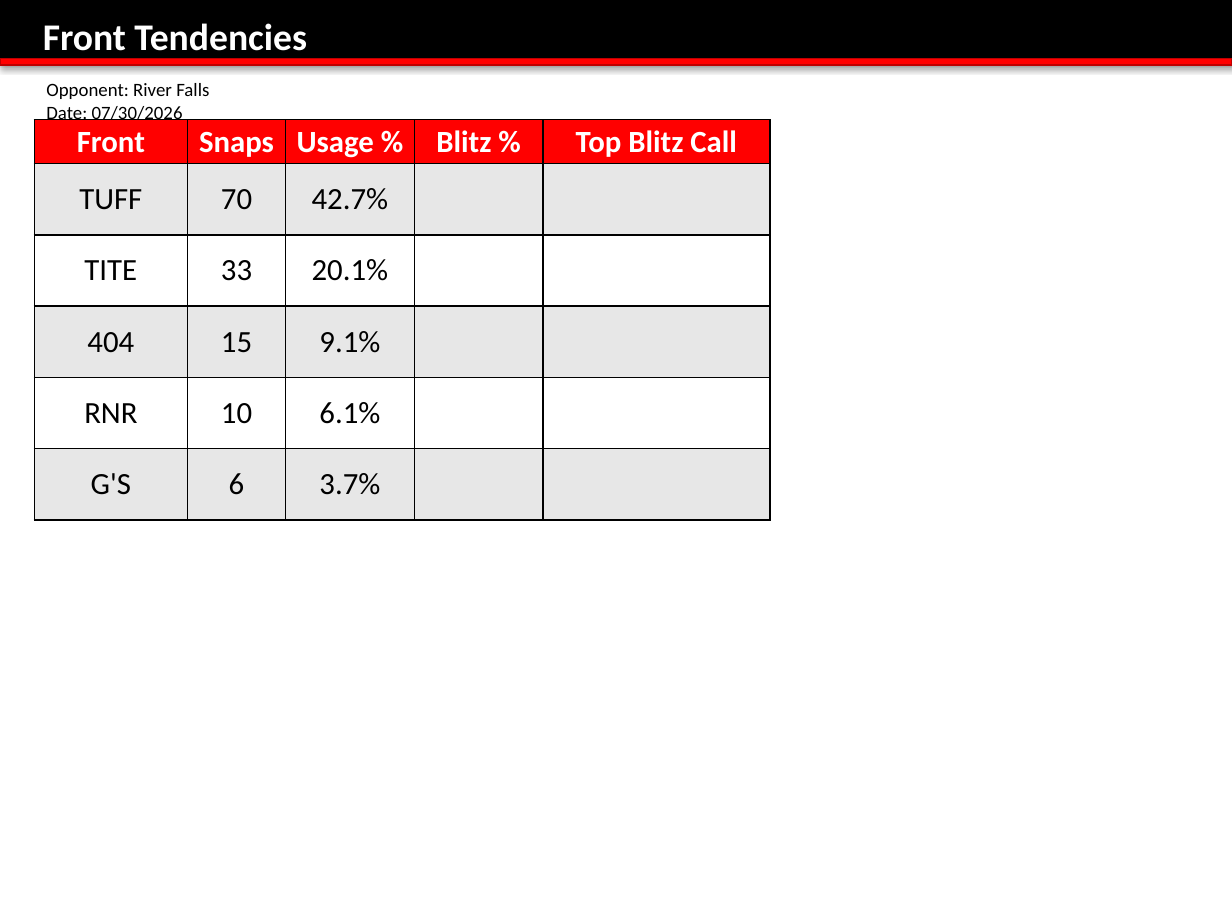
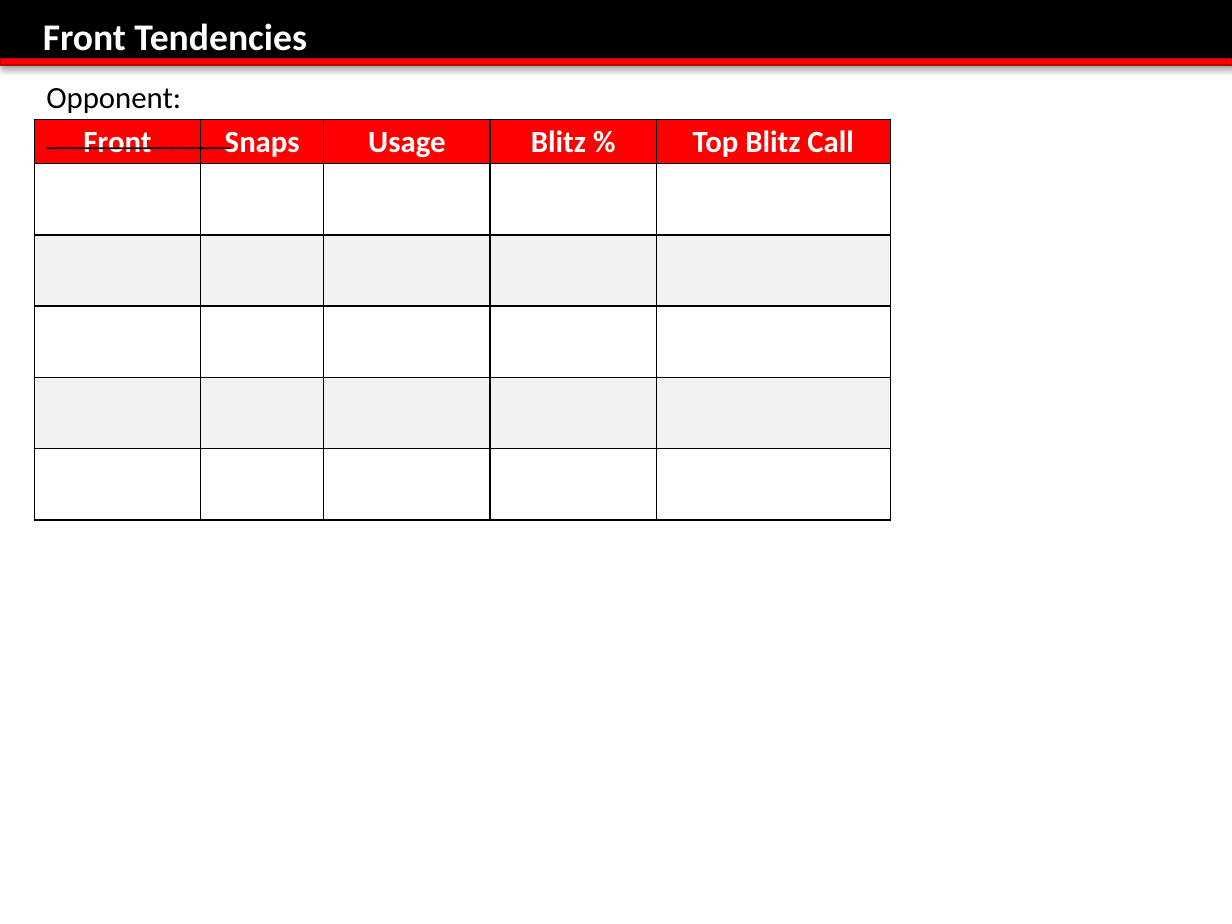
Before and after one commit to coacheigenberger/app-based-off-report, a slide deck: slide 1 of MASTER DEF Breakdown Template.pptx (slide 2 before the commit). Drawn at 1232x924 pixels with LibreOffice and Linux fonts; fonts in the diff are those of the drawing; background and template pictures are left out. Boxes give left, top, right and bottom in pixels: in the first picture for what was removed or moved away, otherwise in the second. Text is boxed around its words. In the diff, an @@ line names an element or a change of style, - is before the commit and + after.

```diff
--- a/MASTER DEF Breakdown Template.pptx
+++ b/MASTER DEF Breakdown Template.pptx
@@ text at (x1=46, y1=88, x2=181, y2=113): text changed; size 11 to 18 pt @@
-Opponent: River Falls Date: 07/30/2026
+Opponent: ____________
@@ table at (x1=34, y1=120, x2=891, y2=520) @@
-row 1, column 3: Usage %
+row 1, column 3: Usage
-row 2: TUFF | 70 | 42.7% |  | 
+row 2:  |  |  |  | 
-row 3: TITE | 33 | 20.1% |  | 
+row 3:  |  |  |  | 
-row 4: 404 | 15 | 9.1% |  | 
+row 4:  |  |  |  | 
-row 5: RNR | 10 | 6.1% |  | 
+row 5:  |  |  |  | 
-row 6: G'S | 6 | 3.7% |  | 
+row 6:  |  |  |  | 
@@ fill #E7E7E7 to #FFFFFF in 15 cells @@
@@ fill #FFFFFF to #F2F2F2 in 10 cells @@
@@ table resized from (x1=34, y1=120, x2=771, y2=520) to (x1=34, y1=120, x2=891, y2=520) @@
```
Also in this commit, not shown: 5 other slides changed, 1 slide removed, 2 other files.
